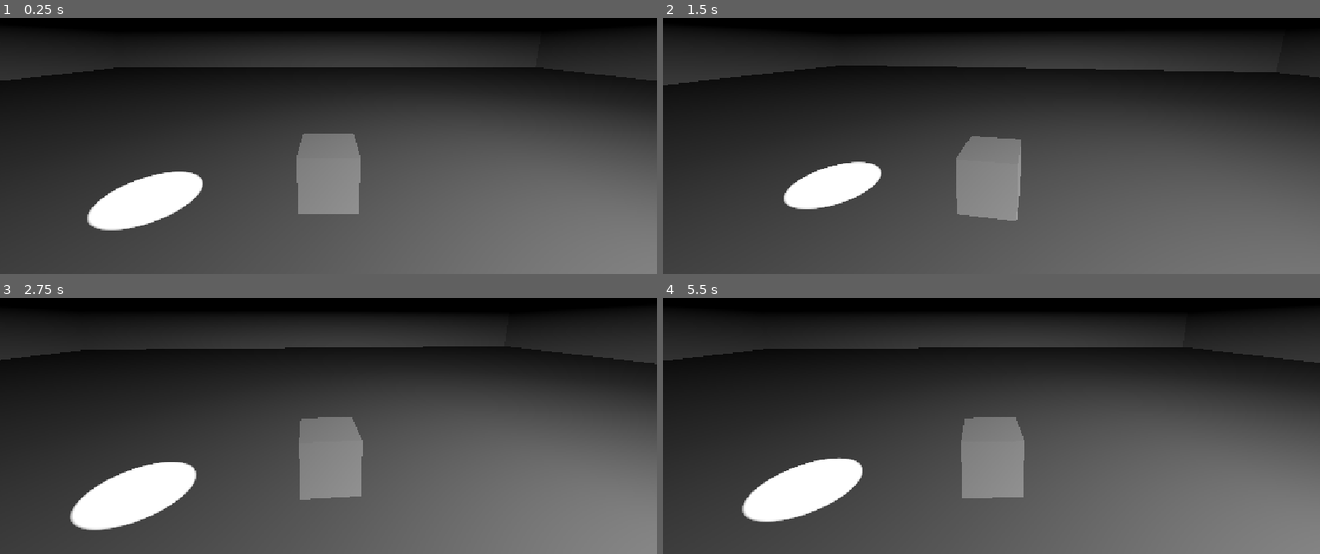
Above: before the commit, frames 1-4 (two rows, left to right).
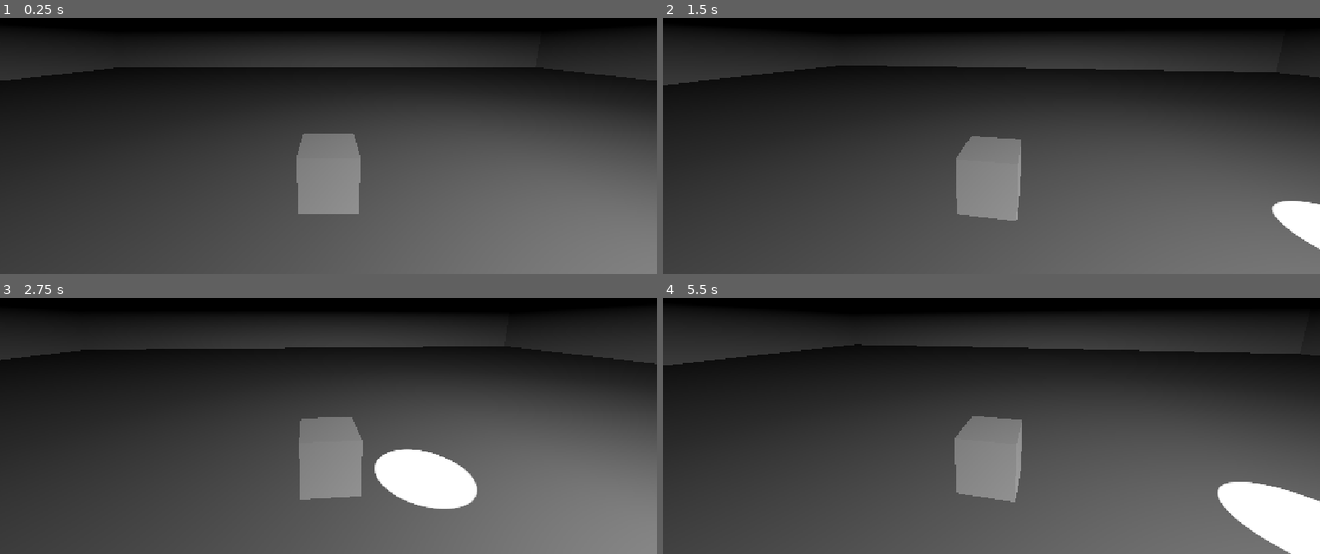
Above: after the commit, the same moments.

Repository: Sgedelta/orbscape
Game: Godot game, scene res://assets/random_bs_go/boxmeshtest.tscn
Two runs of this game, one before a commit and one after it. Both use one fixed random seed, a clock stepped at 60 frames per second and the inputs below. The project has no main scene, so this scene is started directly.
Inputs (mouse positions are in pixels of both pictures, inside the frame that each line leads up to):
- Up to frame 1 (0.25 s): no input
- Up to frame 2 (1.5 s): tap Enter at 0.5 s; move the mouse to (1024, 87) at 0.52 s; tap Mouse wheel down (backward) at 0.6 s; move the mouse to (958, 89) at 1.27 s; tap Mouse wheel up (forward) at 1.35 s
- Up to frame 3 (2.75 s): move the mouse to (341, 362) at 2.02 s; tap Mouse wheel down (backward) at 2.1 s
- Up to frame 4 (5.5 s): move the mouse to (984, 374) at 2.77 s; tap Mouse wheel up (forward) at 2.85, 4.35 s; move the mouse to (1037, 374) at 3.52 s; tap Mouse wheel down (backward) at 3.6, 5.1 s; move the mouse to (938, 364) at 4.27 s; tap Space at 5 s; move the mouse to (998, 369) at 5.02 s

The runs differ from the first frame. In frame 1, 2.6% of the frame differs, in the area x 13-31%, y 59-84%; in frame 2, 2.7%; in frame 3, 5.9%; in frame 4, 7.5%, in the area x 0-100%, y 17-100%.

Commit message:
spotlight!

Diff:
--- a/assets/random_bs_go/boxmeshtest.tscn
+++ b/assets/random_bs_go/boxmeshtest.tscn
@@ -4,6 +4,7 @@
 [ext_resource type="Shader" uid="uid://wkm87qi5t7ag" path="res://assets/random_bs_go/boxmeshtest.gdshader" id="1_nm71g"]
 [ext_resource type="Script" uid="uid://j3ernkib7hnm" path="res://assets/random_bs_go/camera.gd" id="3_5ehgo"]
 [ext_resource type="Texture2D" uid="uid://lbhmfe48ccyn" path="res://assets/random_bs_go/20261113_214406.jpg" id="4_morl2"]
+[ext_resource type="Script" uid="uid://dekqjye08wb2n" path="res://assets/random_bs_go/spot_light_3d.gd" id="5_imvjo"]
 
 [sub_resource type="BoxShape3D" id="BoxShape3D_pc66v"]
 size = Vector3(50, 1, 50)
@@ -118,8 +119,8 @@
 [node name="Camera3D" type="Camera3D" parent="Node3D" unique_id=1597819908]
 transform = Transform3D(1, 0, 0, 0, 0.9823746, 0.18692274, 0, -0.18692274, 0.9823746, 0, 2.3243318, 4)
 
-[node name="SpotLight3D" type="SpotLight3D" parent="." unique_id=195123101]
-transform = Transform3D(1, 0, 0, 0, -4.371139e-08, 1, 0, -1, -4.371139e-08, -3.262168, 4.701, 0)
+[node name="SpotLight3D" type="SpotLight3D" parent="." unique_id=195123101 node_paths=PackedStringArray("player")]
+transform = Transform3D(1, 0, 0, 0, -4.371139e-08, 1, 0, -1, -4.371139e-08, 10, 5, 0)
 light_energy = 5.768
 light_projector = ExtResource("4_morl2")
 shadow_enabled = true
@@ -127,3 +128,6 @@
 spot_attenuation = 0.0
 spot_angle = 10.25
 spot_angle_attenuation = 0.22531278
+script = ExtResource("5_imvjo")
+player = NodePath("../RigidBody3D")
+checkpoints = Array[Vector3]([Vector3(10, 5, 0), Vector3(0, 5, 0)])
--- /dev/null
+++ b/assets/random_bs_go/spot_light_3d.gd
@@ -0,0 +1,54 @@
+extends SpotLight3D
+
+@export var player: RigidBody3D
+@export var checkpoints: Array[Vector3]
+@export var speed := 3.0
+
+var player_radius := 0.5
+var _target := 0
+var _caught := false
+
+func _physics_process(delta: float) -> void:
+	if _caught:
+		return
+
+	_patrol(delta)
+
+	if _is_player_lit():
+		_on_caught()
+
+func _patrol(delta: float) -> void:
+	var goal : Vector3 = checkpoints[_target]
+	global_position = global_position.move_toward(goal, speed * delta)
+	if global_position.distance_to(goal) < 0.05:
+		_target = (_target + 1) % checkpoints.size()
+
+func _is_player_lit() -> bool:
+	var to_player := player.global_position - global_position
+	var depth := -to_player.y
+	var light_radius := depth * tan(deg_to_rad(spot_angle))
+	var flat_dist := Vector2(to_player.x, to_player.z).length()
+
+	if flat_dist > light_radius * 0.9 + player_radius:
+		return false
+
+	# check if under something
+	var space_state = get_world_3d().direct_space_state
+	var query := PhysicsRayQueryParameters3D.create(global_position, player.global_position)
+	query.exclude = [player.get_rid()]
+	var hit := space_state.intersect_ray(query)
+	print(hit)
+	return space_state.intersect_ray(query).is_empty()
+
+func _on_caught() -> void:
+	_caught = true
+	player.freeze = true
+
+	var flash := create_tween().set_loops(3)
+	flash.tween_property(self, "light_color", Color.RED, 0.12)
+	flash.tween_property(self, "light_color", Color.WHITE, 0.12)
+	await flash.finished
+
+	light_color = Color.RED
+
+	get_tree().reload_current_scene()
Not shown, added: assets/random_bs_go/spot_light_3d.gd.uid
